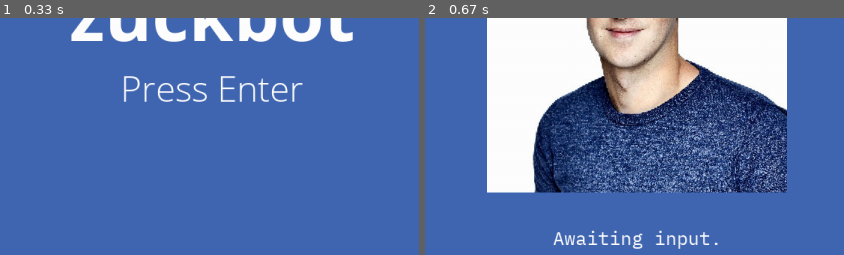
Above: before the commit, frames 1-2 (left to right).
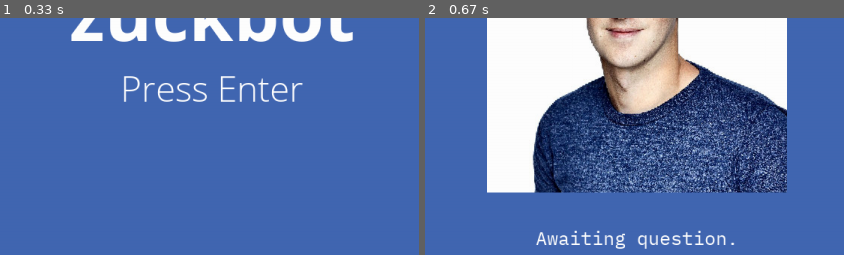
Above: after the commit, the same moments.

Repository: FrancisLangit/zuckbot
Game: pygame game, started from zuckbot/main.py
Two runs of this game, one before a commit and one after it. Both use one fixed random seed, a clock stepped at 60 frames per second and the inputs below.
Inputs:
- Up to frame 1 (0.33 s): no input
- Up to frame 2 (0.67 s): tap Enter at 0.33 s
The pictures show only the part of the screen within x 25-75%, y 50-100%; the shares and areas given below are measured in that part.

Frame 1 is identical in both runs. In frame 2, 1.5% of the frame differs, in the area x 26-74%, y 89-98%.

Commit message:
Have title screen prompt text be flashing

Diff:
--- a/zuckbot/gamestates/objects/centered_text.py
+++ b/zuckbot/gamestates/objects/centered_text.py
@@ -18,11 +18,14 @@
         y_offset=None):
             """Initialize object attributes."""
             self.gamestate = gamestate
+            self.settings = gamestate.settings
+
             self.font_filename = font_filename
             self.font_size = font_size
             self.font_color = font_color
             self.text = text
             self.y_offset = y_offset
+            self.blink_counter = 0
 
             self.image = self._get_image()
             self.image_rect = self._get_image_rect()
@@ -48,6 +51,22 @@
         return image_rect
 
 
+    def update_blink(self):
+        self.blink_counter += 1
+        if 0 < self.blink_counter < 100:
+            self.font_color = self.settings.font_color
+        elif 100 <= self.blink_counter < 200:
+            self.font_color = self.settings.screen_background_color
+        else:
+            self.blink_counter = 0
+
+        self.image = self._get_image()
+
+
     def blitme(self):
         """Blits the object onto the screen."""
         self.gamestate.screen.blit(self.image, self.image_rect)
+
+
+class Blinking_Centered_Text(Centered_Text):
+    pass
--- a/zuckbot/gamestates/objects/zuckbot.py
+++ b/zuckbot/gamestates/objects/zuckbot.py
@@ -23,7 +23,7 @@
             self.settings.zuckbot_neutral_filename)
         self.answer_image_rect = self._get_answer_image_rect()
 
-        self.answer_text = self._get_answer_text('Awaiting input.')
+        self.answer_text = self._get_answer_text('Awaiting question.')
 
 
     def _get_answer_image_rect(self):
@@ -58,7 +58,7 @@
 
     def reset(self):
         """Resets Zuckbot's text and image back to default values."""
-        self.answer_text = self._get_answer_text('Awaiting input.')
+        self.answer_text = self._get_answer_text('Awaiting question.')
         self.answer_image = pygame.image.load(
             self.settings.zuckbot_neutral_filename)
         pygame.mixer.stop()
--- a/zuckbot/gamestates/title_screen.py
+++ b/zuckbot/gamestates/title_screen.py
@@ -18,6 +18,7 @@
 
         self.title_text = self._get_title_text()
         self.prompt_text = self._get_prompt_text()
+        self.prompt_text_blink_count = 0
 
         self.is_running = True
 
@@ -71,6 +72,8 @@
 
             self._check_events()
 
+            self.prompt_text.update_blink()
+
             self.title_text.blitme()
             self.prompt_text.blitme()
 
